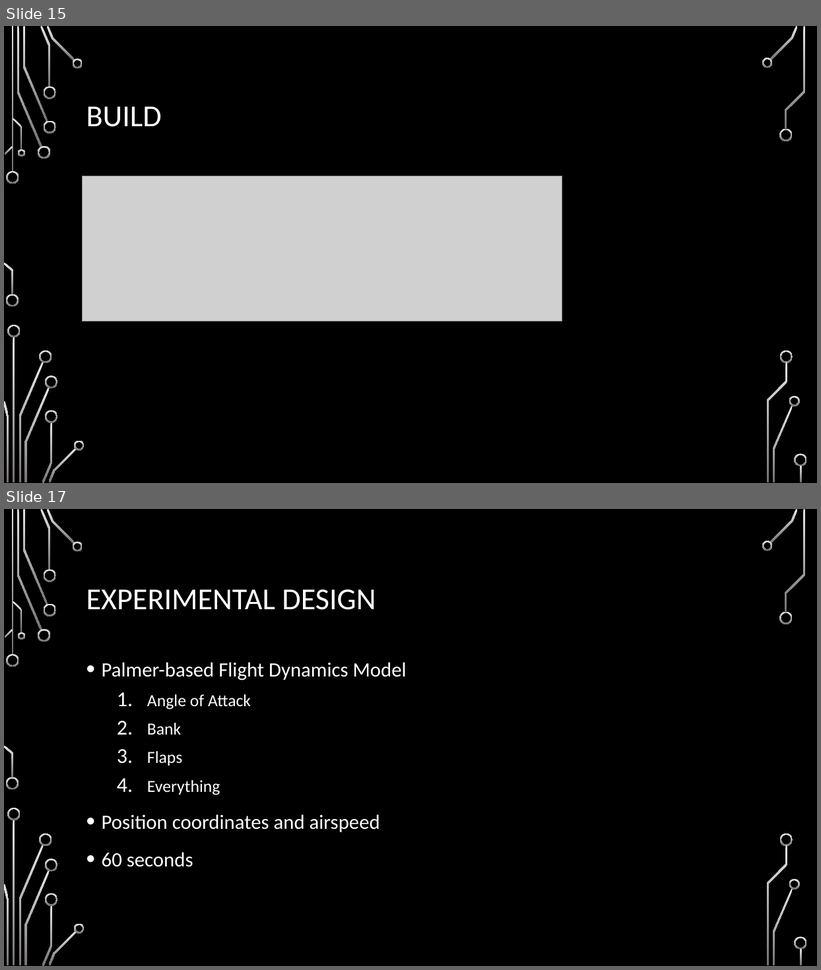
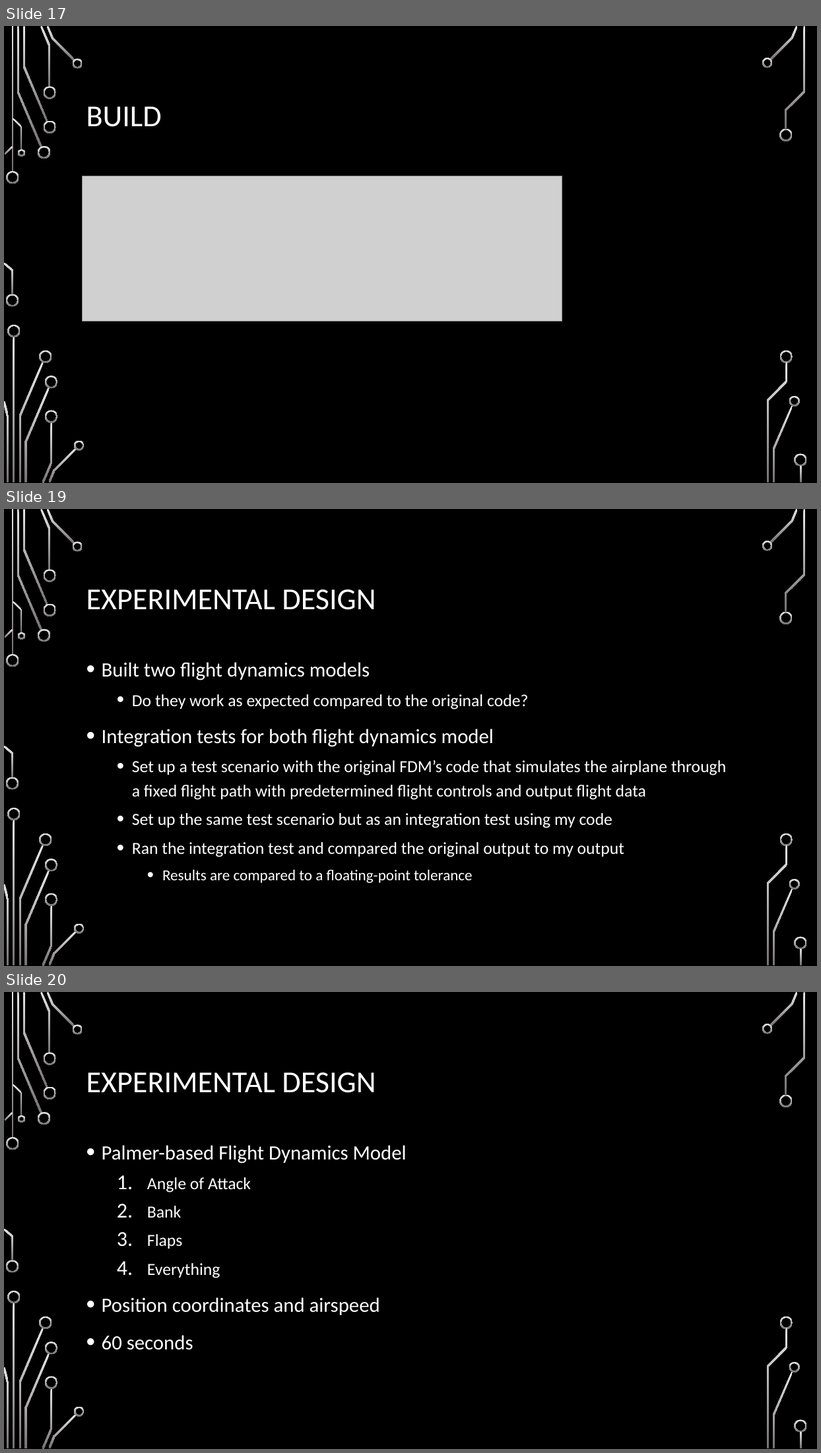
Before and after one commit to chaddw/ECS-Rust-FlightDynamics, a slide deck: Defense.pptx. Shown one above the other, each under a label of ours: slides 15 and 17 before the commit, slides 17, 19 and 20 after it; the slides between them are not shown. The pictures are 821x970 and 821x1453 pixels, drawn with LibreOffice and Linux fonts; fonts in the diff are those of the drawing; grey boxes stand for pictures; background and template pictures are left out. Boxes give left, top, right and bottom in pixels: in the first picture for what was removed or moved away, otherwise in the second. Text is boxed around its words. In the diff, an @@ line names an element or a change of style, - is before the commit and + after.

```diff
--- a/Defense.pptx
+++ b/Defense.pptx
@@ slide 19 added at <box>4,509,817,966</box>, background picture (left out); not listed: 36 template elements that a slide beside it also shows @@
@@ title added at <box>86,590,376,610</box>, 36 pt, text #FFFFFF @@
+EXPERIMENTAL DESIGN
@@ text added at <box>102,662,726,883</box>, 20 pt, text #FFFFFF @@
+• Built two flight dynamics models
+  • Do they work as expected compared to the original code?
+• Integration tests for both flight dynamics model
+  • Set up a test scenario with the original FDM’s code that simulates the airplane through a fixed flight path with predetermined flight controls and output flight data
+  • Set up the same test scenario but as an integration test using my code
+  • Ran the integration test and compared the original output to my output
+    • Results are compared to a floating-point tolerance
@@ what was slide 15 is now slide 17 @@
@@ what was slide 17 is now slide 20 @@
```
Also in this commit, not shown: 13 slides changed, 4 other slides added, 2 slides removed.
